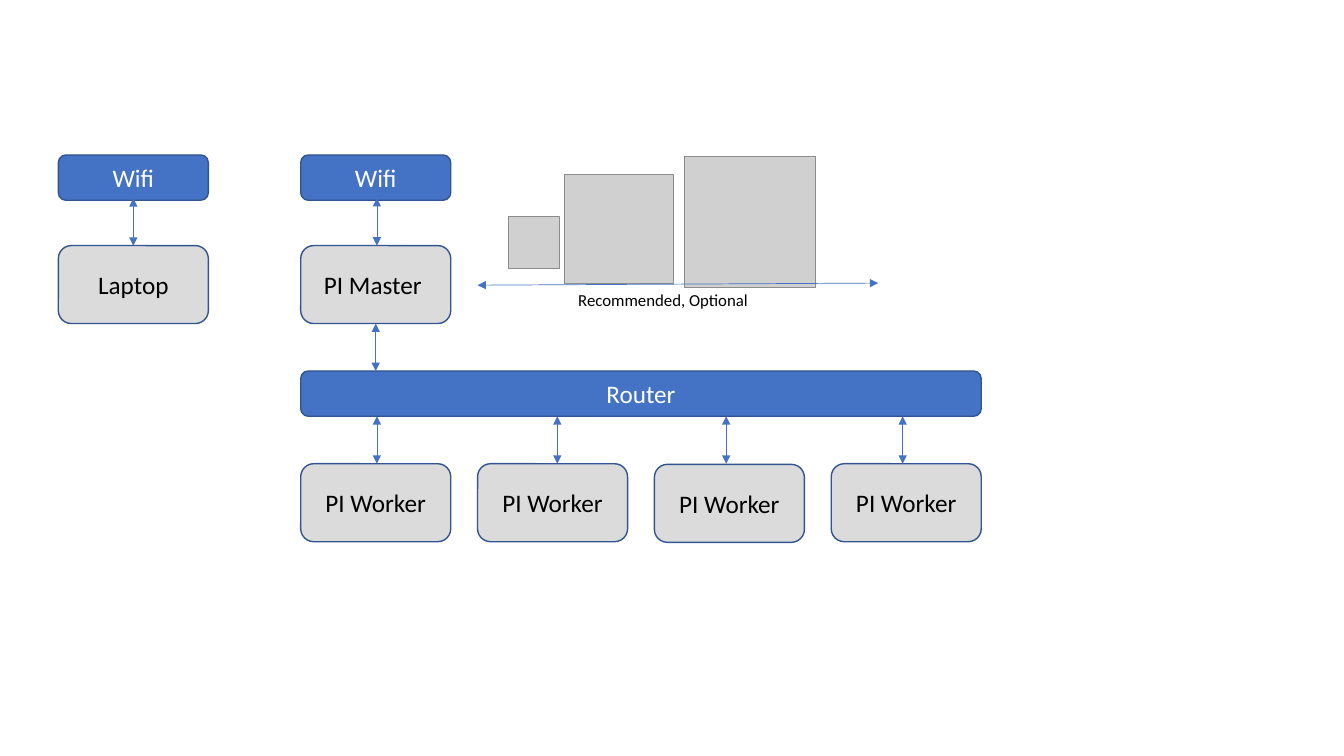
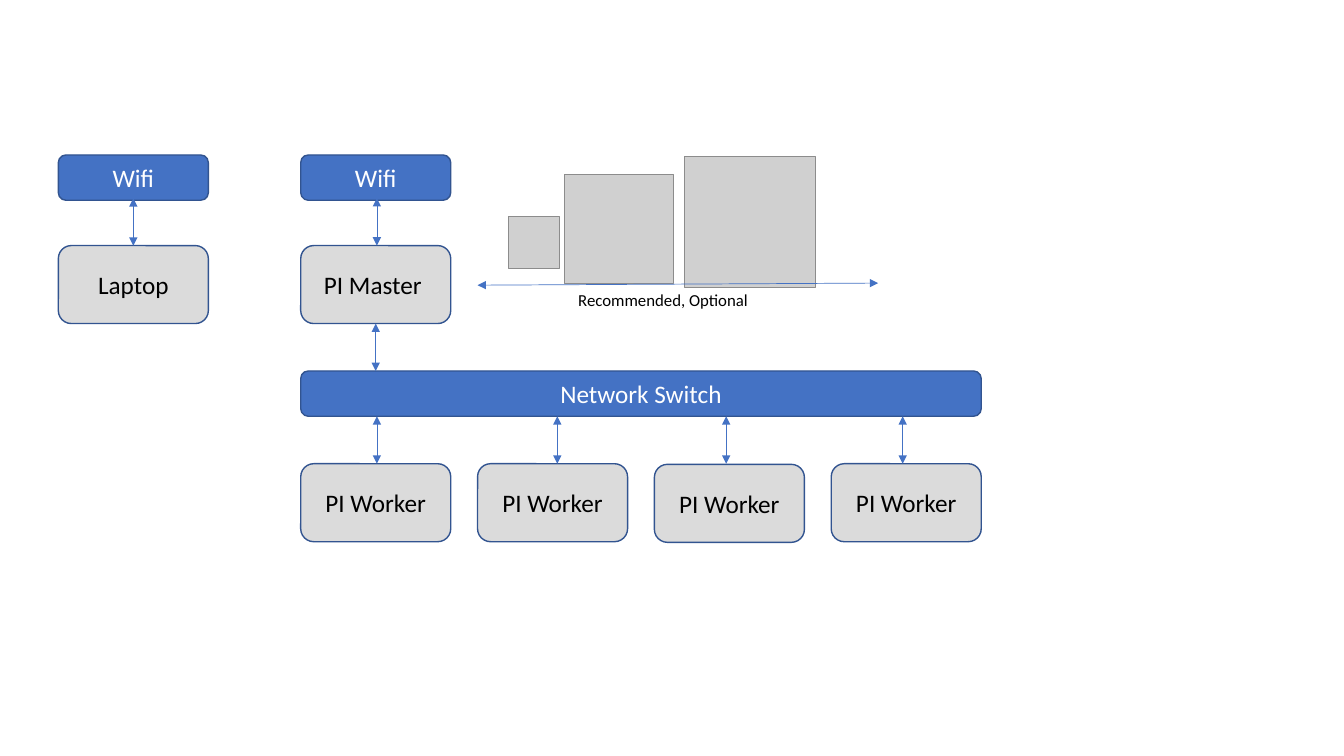
Before and after one commit to cloudmesh/cloudmesh-pi-burn, a slide deck: slide 1 of images/network.pptx. Drawn at 1344x756 pixels with LibreOffice and Linux fonts; fonts in the diff are those of the drawing; grey boxes stand for pictures. Boxes give left, top, right and bottom in pixels: in the first picture for what was removed or moved away, otherwise in the second. Text is boxed around its words. In the diff, an @@ line names an element or a change of style, - is before the commit and + after.

```diff
--- a/images/network.pptx
+++ b/images/network.pptx
@@ text in rounded rectangle at (560,385,721,403): text changed @@
-Router
+Network Switch
```
Also in this commit, not shown: 1 slide added, 4 other files.
